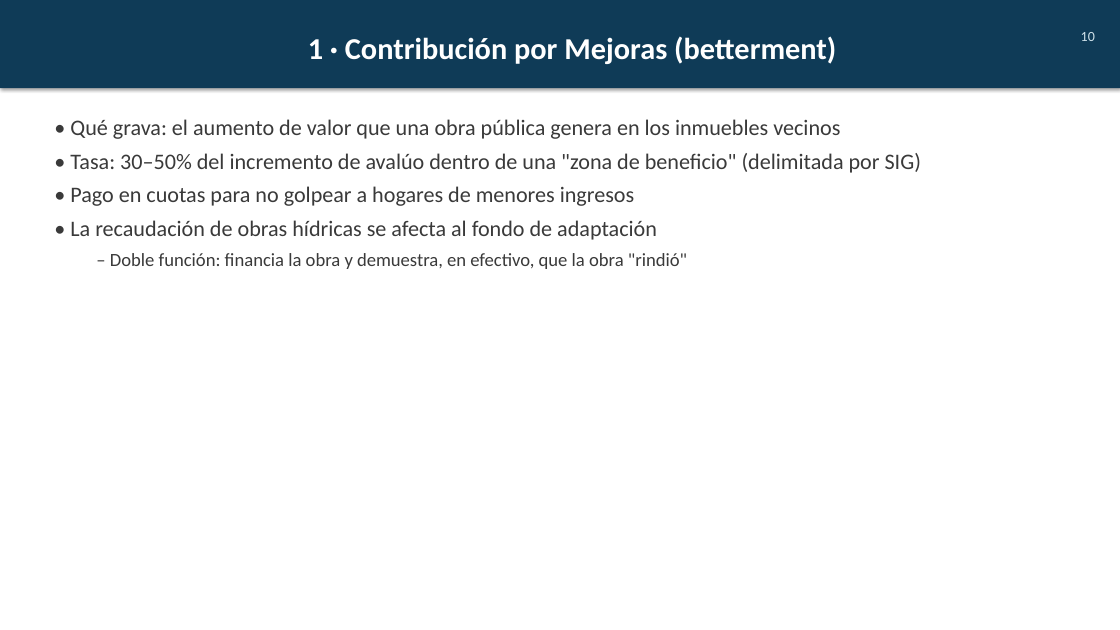
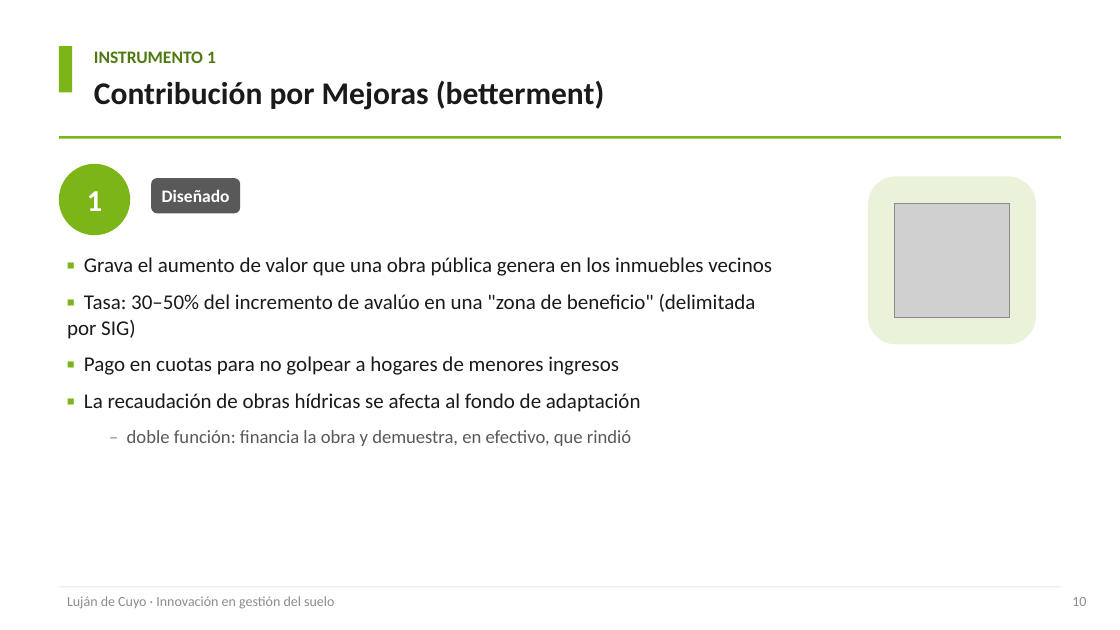
Before and after one commit to cgoytia-droid/cgoytia-droid.github.io, a slide deck: slide 10 of paper/Lujan_de_Cuyo_Gestion_Suelo_Clase.pptx (slide 11 before the commit). Drawn at 1120x630 pixels with LibreOffice and Linux fonts; fonts in the diff are those of the drawing; grey boxes stand for pictures. Boxes give left, top, right and bottom in pixels: in the first picture for what was removed or moved away, otherwise in the second. Text is boxed around its words. In the diff, an @@ line names an element or a change of style, - is before the commit and + after.

```diff
--- a/paper/Lujan_de_Cuyo_Gestion_Suelo_Clase.pptx
+++ b/paper/Lujan_de_Cuyo_Gestion_Suelo_Clase.pptx
@@ rectangle added at (59,46,72,92), fill #7CB518 @@
@@ text added at (94,51,216,63), 15 pt, text #4F7A12, bold @@
+INSTRUMENTO 1
@@ text "Contribución por Mejoras (betterment)": place and size @@
-text "Contribución por Mejoras (betterment)" at (0,0,1120,88)
+text "Contribución por Mejoras (betterment)" at (94,81,605,110)
@@ text "Contribución por Mejoras (betterment)" at (94,81,605,110): vertical alignment middle to top; fill #0F3B57 to none; shadow off @@
@@ text at (94,81,605,110): text changed; size 26 to 27 pt; text colour #FFFFFF to #1A1A1A @@
-1 · Contribución por Mejoras (betterment)
+Contribución por Mejoras (betterment)
@@ rectangle added at (59,136,1061,139), fill #7CB518 @@
@@ ellipse added at (59,164,130,235), fill #7CB518, 26 pt, text #FFFFFF, bold @@
+1
@@ rounded rectangle added at (151,178,240,213), fill #595959, 15 pt, text #FFFFFF, bold @@
+Diseñado
@@ rounded rectangle added at (868,176,1036,344), fill #EAF3DA @@
@@ picture added at (895,203,1009,318) @@
@@ text at (67,257,772,446): text changed; size 19 to 18 pt; text colour #3A3A3A to #1A1A1A @@
-• Qué grava: el aumento de valor que una obra pública genera en los inmuebles vecinos
-• Tasa: 30–50% del incremento de avalúo dentro de una "zona de beneficio" (delimitada por SIG)
-• Pago en cuotas para no golpear a hogares de menores ingresos
-• La recaudación de obras hídricas se afecta al fondo de adaptación
-  – Doble función: financia la obra y demuestra, en efectivo, que la obra "rindió"
+▪ Grava el aumento de valor que una obra pública genera en los inmuebles vecinos
+▪ Tasa: 30–50% del incremento de avalúo en una "zona de beneficio" (delimitada por SIG)
+▪ Pago en cuotas para no golpear a hogares de menores ingresos
+▪ La recaudación de obras hídricas se afecta al fondo de adaptación
+  – doble función: financia la obra y demuestra, en efectivo, que rindió
@@ rectangle added at (59,586,1061,587), fill #E6E6E6 @@
@@ text added at (67,596,334,609), 12 pt, text #8C8C8C @@
+Luján de Cuyo · Innovación en gestión del suelo
@@ text "10": place and size @@
-text "10" at (1081,32,1095,41)
+text "10" at (1072,597,1086,606)
@@ text "10" at (1072,597,1086,606): text colour #CFE2EA to #8C8C8C; more space between paragraphs @@
```
Also in this commit, not shown: 21 other slides changed, 3 slides added, 6 slides removed, 17 other files.
